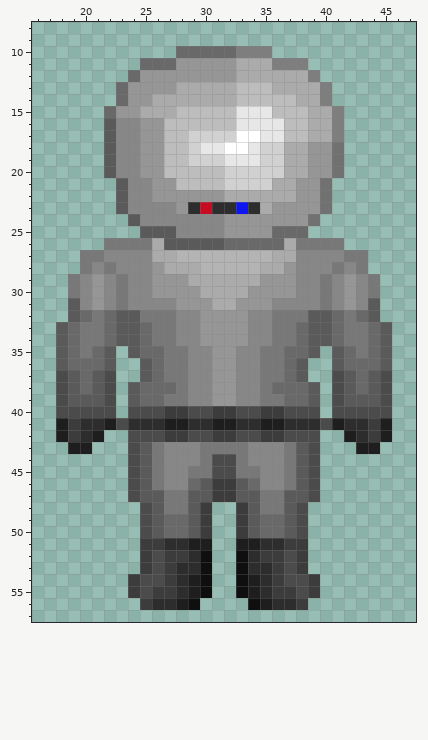
Two versions of one pixel-art sprite, graphics/character/up/0.png. Above: the version before the commit.
The file is 64x64 pixels. Colours within 5 levels of each other are drawn and written as one. Shown: x 16..47, y 8..57.
New version:
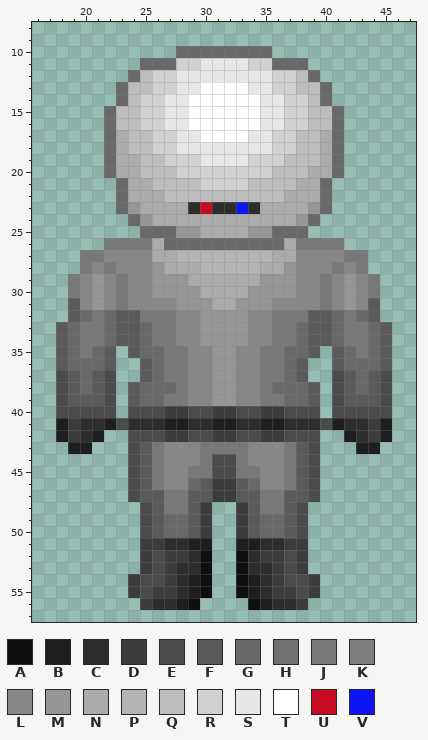
Palette (. is transparent): A #0f0f0f  B #1e1e1e  C #2d2d2d  D #3c3c3c  E #4b4b4b  F #5a5a5a  G #696969  H #717171  J #787878  K #7e7e7e  L #878787  M #969696  N #ababab  P #b4b4b4  Q #bdbdbd  R #d1d1d1  S #e7e7e7  T #ffffff  U #c60b22  V #0d15f2
Commit: Schatten angepasst
Changes in this commit:
Colour F becomes colour G in rows 16 to 20 at x 22; in rows 21 to 23 at x 23; in row 24 at x 24; in row 25 at x 25 to 27; in row 26 at x 27 to 31.
Colour H becomes colour G in rows 18 to 20 at x 41; in rows 21 to 23 at x 40; in row 24 at x 39.
Colour K becomes colour G in row 10 at x 33 to 35; in row 11 at x 36 to 38; in row 12 at x 39; in rows 13 to 14 at x 40; in rows 15 to 17 at x 41.
Colour L becomes colour M in row 23 at x 24; in row 24 at x 25; in row 25 at x 28 to 29.
Colour L becomes colour N in rows 17 to 18 at x 23; in rows 19 to 20 at x 23 to 24; in rows 21 to 22 at x 24 to 25; in row 23 at x 25 to 27; in row 24 at x 26 to 31; in row 25 at x 30 to 31.
Colour M becomes colour N in rows 18 to 19 at x 40; in row 20 at x 39 to 40; in row 21 at x 38 to 39; in row 22 at x 26 and 38 to 39; in row 23 at x 28 and 36 to 38; in row 24 at x 32 to 37.
Colour M becomes colour N in row 25 at x 32 to 33.
Colour L becomes colour Q in row 16 at x 23 to 24; in rows 17 to 18 at x 24.
Colour M becomes colour Q in row 12 at x 25; in row 13 at x 24 to 25; in row 14 at x 24; in row 15 at x 23 to 24; in row 17 at x 25; in row 18 at x 25 and 39.
Colour M becomes colour Q in row 19 at x 25 to 26 and 39; in row 20 at x 25 to 26; in row 21 at x 26 to 27; in row 22 at x 27 to 31.
Colour N becomes colour Q in row 12 at x 38; in row 13 at x 38 to 39; in row 14 at x 39; in rows 15 to 16 at x 39 to 40; in row 17 at x 39; in row 18 at x 38.
Colour N becomes colour Q in rows 19 to 20 at x 37 to 38; in row 21 at x 36 to 37; in row 22 at x 32 to 36.
Colour R becomes colour Q in row 20 at x 36; in row 21 at x 34 to 35.
Colour M becomes colour R in row 11 at x 28 to 29; in rows 12 to 13 at x 26 to 27; in row 14 at x 25; in row 16 at x 25 to 26; in rows 17 to 18 at x 26.
Colour N becomes colour R in row 11 at x 34 to 35; in rows 12 to 13 at x 36 to 37; in row 14 at x 26 and 38; in row 15 at x 25 to 26; in row 18 at x 37.
Colour Q becomes colour R in row 14 at x 37; in rows 15 to 16 at x 37 to 38; in row 17 at x 27 and 37; in row 18 at x 27; in row 19 at x 27 to 28; in row 20 at x 28 to 31.
Colour Q becomes colour R in row 21 at x 30 to 31.
Colour S becomes colour R in row 17 at x 36; in row 19 at x 34.
Colour M becomes colour S in row 11 at x 30 to 32; in row 12 at x 28 to 32.
Colour N becomes colour S in row 11 at x 33; in row 12 at x 33 to 35; in row 13 at x 28 to 29; in row 14 at x 27 to 28; in row 15 at x 27.
Colour Q becomes colour S in row 13 at x 34 to 35; in row 14 at x 35 to 36; in row 15 at x 28 and 36; in row 16 at x 27 to 28; in rows 17 to 18 at x 28.
Colour R becomes colour S in row 17 at x 29; in row 18 at x 29 and 35; in row 19 at x 30 to 31.
Colour T becomes colour S in row 17 at x 34; in row 18 at x 32 to 33.
Colour N becomes colour T in row 13 at x 30 to 32; in row 14 at x 29 to 32.
Colour Q becomes colour T in row 13 at x 33; in row 14 at x 33 to 34; in rows 15 to 16 at x 29 to 32.
Colour R becomes colour T in row 17 at x 30 to 32.
Colour S becomes colour T in rows 15 to 16 at x 33 to 34.
